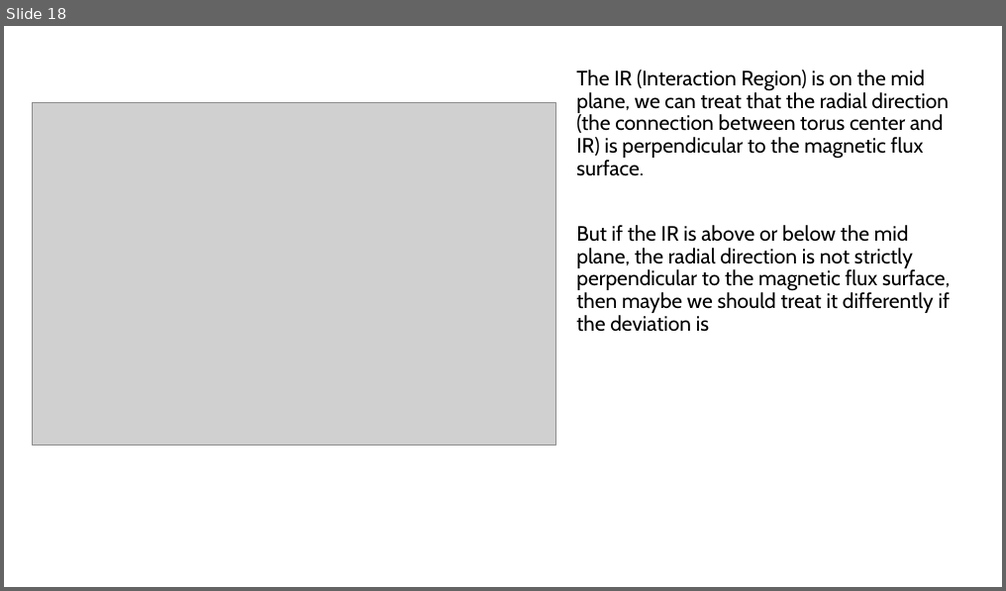
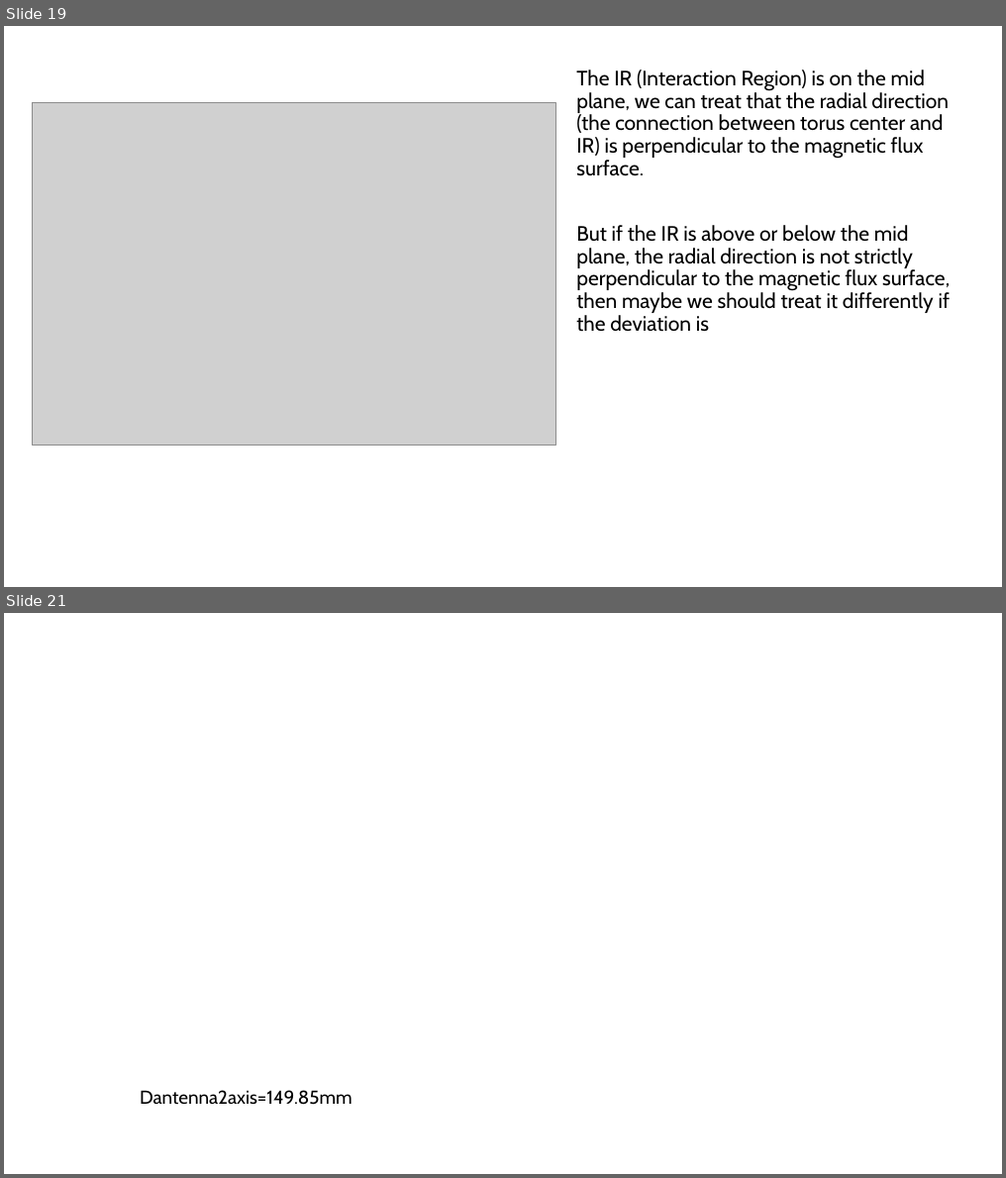
Before and after one commit to USTC-star/computer_share, a slide deck: NSTX-U High-k scattering Calculation_20240717.pptx. Shown one above the other, each under a label of ours: slide 18 before the commit, slides 19 and 21 after it; the slides between them are not shown. The pictures are 1006x591 and 1006x1178 pixels, drawn with LibreOffice and Linux fonts; fonts in the diff are those of the drawing; grey boxes stand for pictures; background and template pictures are left out. Boxes give left, top, right and bottom in pixels: in the first picture for what was removed or moved away, otherwise in the second. Text is boxed around its words. In the diff, an @@ line names an element or a change of style, - is before the commit and + after.

```diff
--- a/NSTX-U High-k scattering Calculation_20240717.pptx
+++ b/NSTX-U High-k scattering Calculation_20240717.pptx
@@ slide 21 added at (x1=4, y1=613, x2=1002, y2=1174), background picture (left out) @@
@@ text added at (x1=140, y1=1090, x2=352, y2=1105), 18 pt, text #000000 @@
+Dantenna2axis=149.85mm
@@ what was slide 18 is now slide 19 @@
```
Also in this commit, not shown: 3 slides changed, 4 other slides added.
